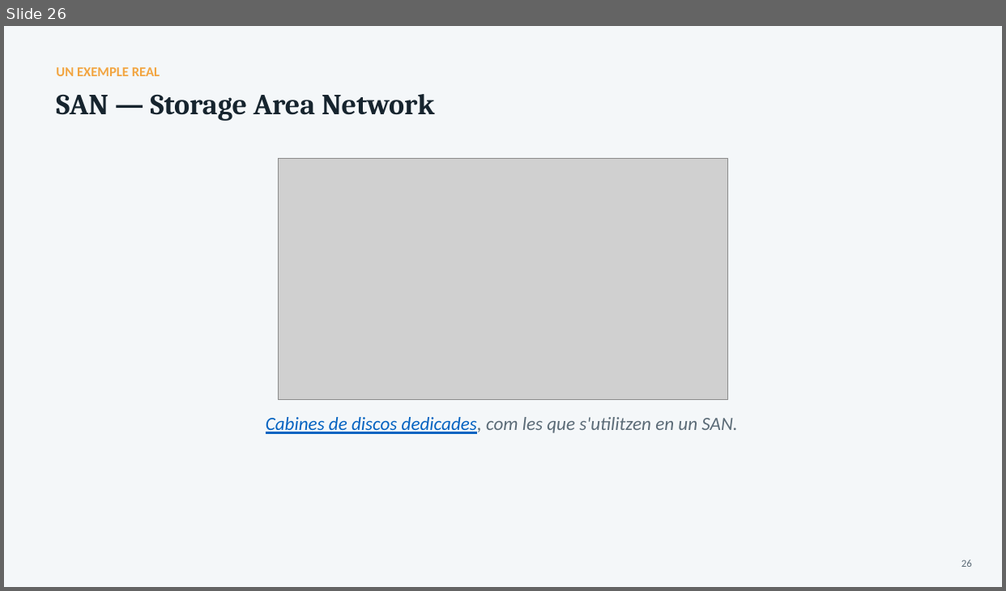
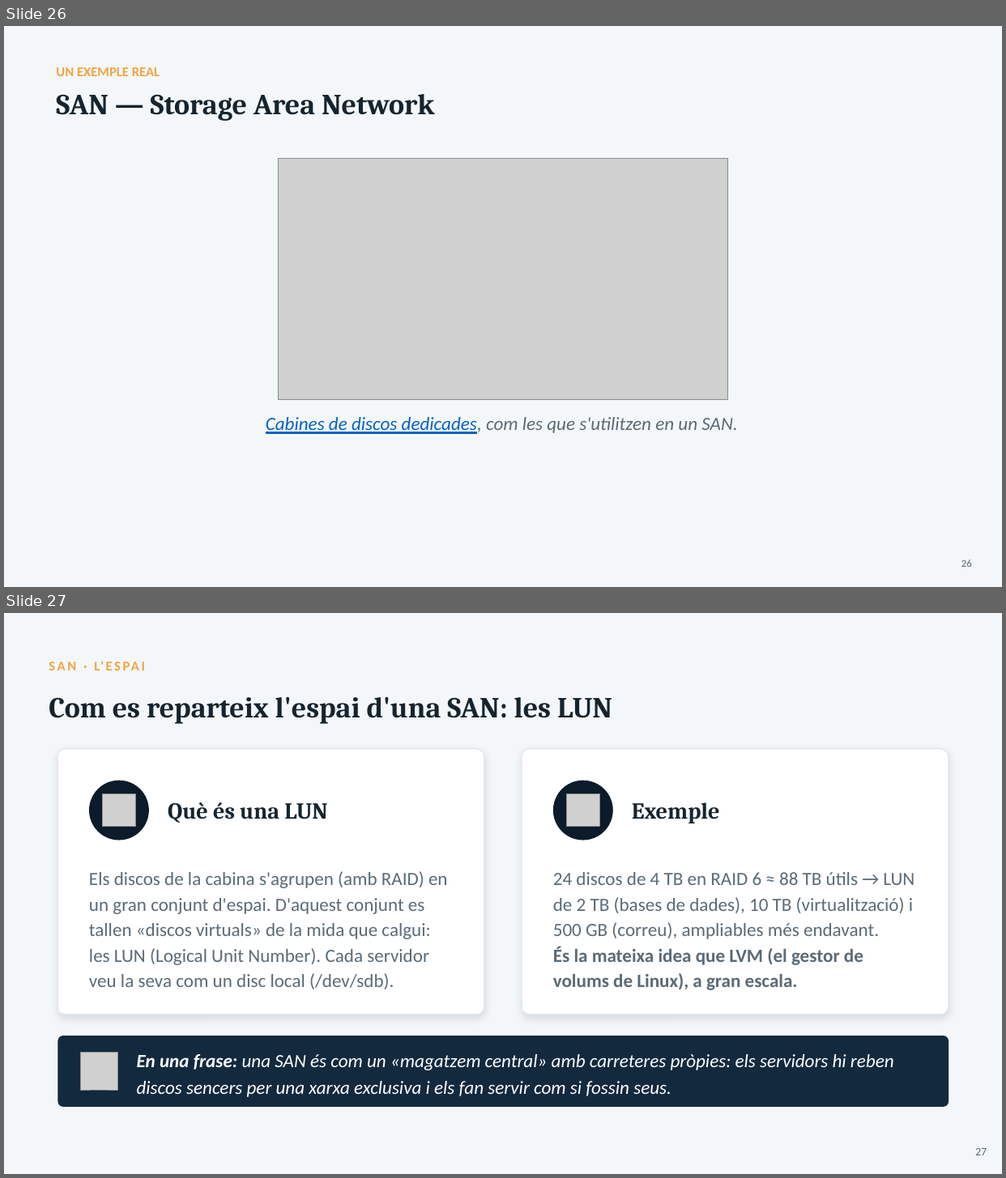
Before and after one commit to joansanchezescudero/SMX_0226_Seguretat_Informatica, a slide deck: RA2 - Emmagatzematge i copies de seguretat/AA2 - Sistemes demmagatzematge/RA2_AA2_Sistemes_emmagatzematge.pptx. Shown one above the other, each under a label of ours: slide 26 before the commit, slides 26 and 27 after it. The pictures are 1006x591 and 1006x1178 pixels, drawn with LibreOffice and Linux fonts; fonts in the diff are those of the drawing; grey boxes stand for pictures. Boxes give left, top, right and bottom in pixels: in the first picture for what was removed or moved away, otherwise in the second. Text is boxed around its words. In the diff, an @@ line names an element or a change of style, - is before the commit and + after.

```diff
--- a/RA2 - Emmagatzematge i copies de seguretat/AA2 - Sistemes demmagatzematge/RA2_AA2_Sistemes_emmagatzematge.pptx
+++ b/RA2 - Emmagatzematge i copies de seguretat/AA2 - Sistemes demmagatzematge/RA2_AA2_Sistemes_emmagatzematge.pptx
@@ slide 27 added at <box>4,613,1002,1174</box>, background #F4F7F9 @@
@@ text added at <box>94,661,104,671</box>, 13 pt, text #F2A541, bold @@
+SAN · L'ESPAI
@@ text added at <box>49,696,612,724</box>, 28 pt, text #16242E, bold @@
+Com es reparteix l'espai d'una SAN: les LUN
@@ rounded rectangle added at <box>58,749,484,1015</box>, fill #FFFFFF, outline #E2E8ED 1 pt @@
@@ rounded rectangle added at <box>522,749,948,1015</box>, fill #FFFFFF, outline #E2E8ED 1 pt @@
@@ ellipse added at <box>89,781,149,841</box>, fill #0B1B29 @@
@@ ellipse added at <box>553,781,613,841</box>, fill #0B1B29 @@
@@ picture added at <box>103,794,136,827</box> @@
@@ text added at <box>168,803,327,823</box>, 22 pt, text #16242E, bold @@
+Què és una LUN
@@ picture added at <box>567,794,600,827</box> @@
@@ text added at <box>632,803,720,824</box>, 22 pt, text #16242E, bold @@
+Exemple
@@ text added at <box>89,871,448,990</box>, 18 pt, text #5B6B77 @@
+Els discos de la cabina s'agrupen (amb RAID) en un gran conjunt d'espai. D'aquest conjunt es tallen «discos virtuals» de la mida que calgui: les LUN (Logical Unit Number). Cada servidor veu la seva com un disc local (/dev/sdb).
@@ text added at <box>553,872,914,990</box>, 18 pt, text #5B6B77 @@
+24 discos de 4 TB en RAID 6 ≈ 88 TB útils → LUN de 2 TB (bases de dades), 10 TB (virtualització) i 500 GB (correu), ampliables més endavant.
+És la mateixa idea que LVM (el gestor de volums de Linux), a gran escala.
@@ rounded rectangle added at <box>58,1036,948,1107</box>, fill #13293D @@
@@ picture added at <box>80,1053,117,1091</box> @@
@@ text added at <box>137,1054,894,1097</box>, 18 pt, text #FFFFFF, italic @@
+En una frase: una SAN és com un «magatzem central» amb carreteres pròpies: els servidors hi reben discos sencers per una xarxa exclusiva i els fan servir com si fossin seus.
@@ text added at <box>975,1148,987,1156</box>, 11 pt, text #5B6B77 @@
+27
```
Also in this commit, not shown: 12 slides changed, 1 other file.
